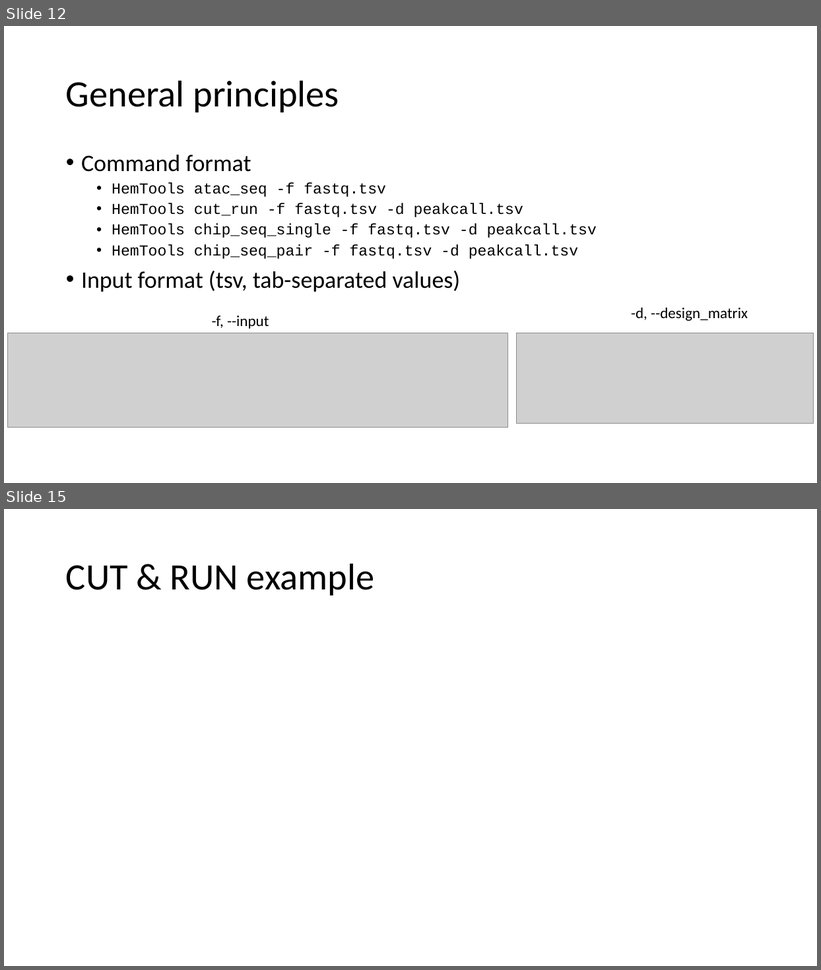
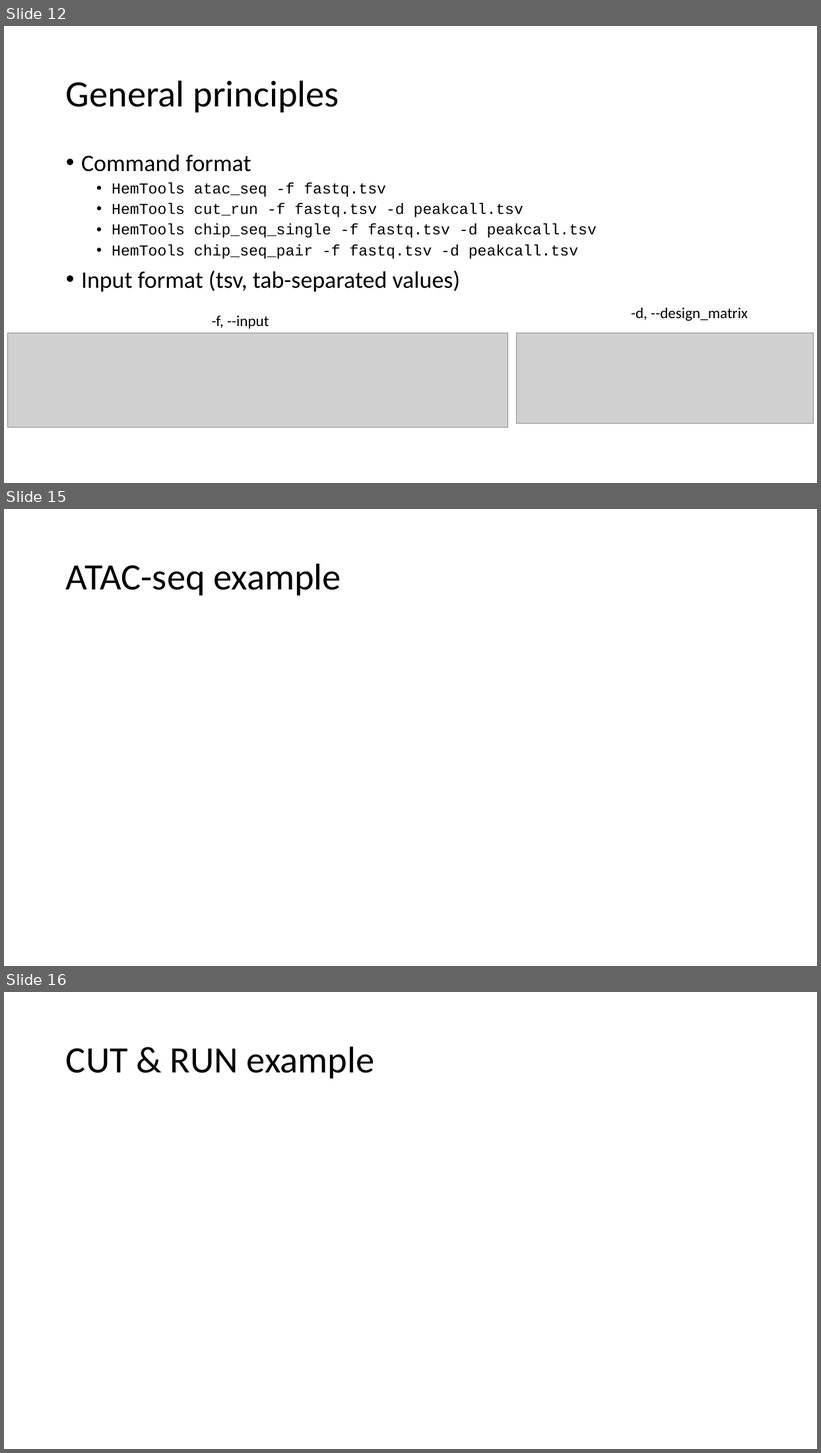
Before and after one commit to YichaoOU/HemTools, a slide deck: HemTools Tutorial.pptx. Shown one above the other, each under a label of ours: slides 12 and 15 before the commit, slides 12, 15 and 16 after it; the slides between them are not shown. The pictures are 821x970 and 821x1453 pixels, drawn with LibreOffice and Linux fonts; fonts in the diff are those of the drawing; grey boxes stand for pictures. Boxes give left, top, right and bottom in pixels: in the first picture for what was removed or moved away, otherwise in the second. Text is boxed around its words. In the diff, an @@ line names an element or a change of style, - is before the commit and + after.

```diff
--- a/HemTools Tutorial.pptx
+++ b/HemTools Tutorial.pptx
@@ slide 15 added at bbox=[4, 509, 817, 966], background #FFFFFF @@
@@ title added at bbox=[66, 563, 341, 595], 44 pt, text #000000 @@
+ATAC-seq example
@@ what was slide 15 is now slide 16 @@
```
Also in this commit, not shown: 3 slides changed, 8 other files.
